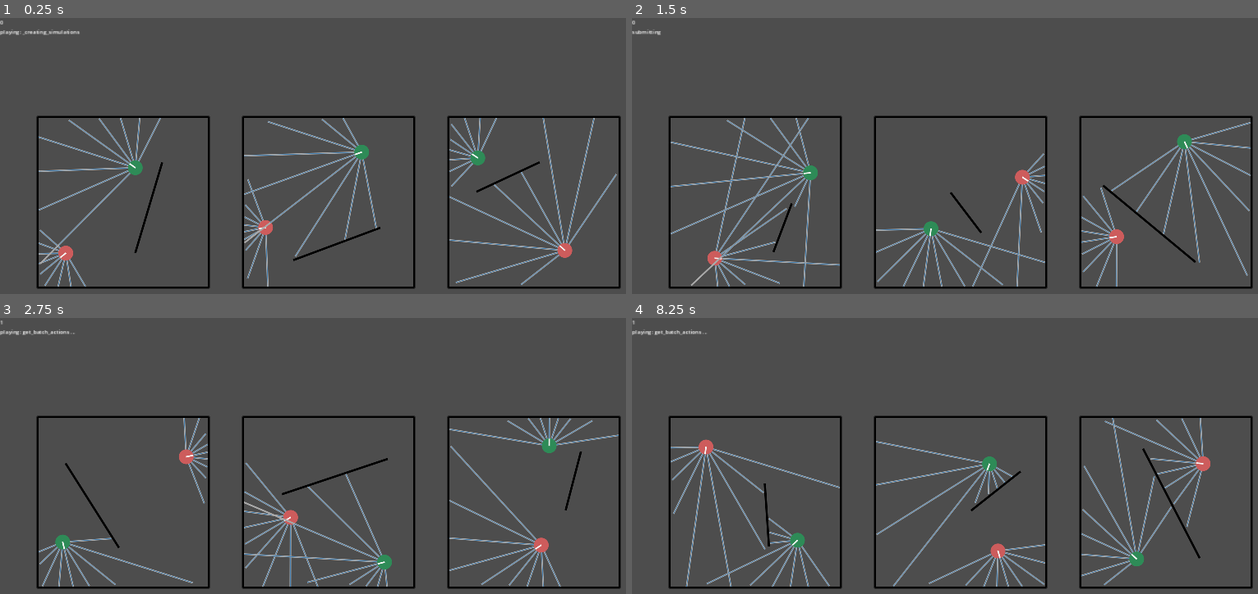
Above: before the commit, frames 1-4 (two rows, left to right).
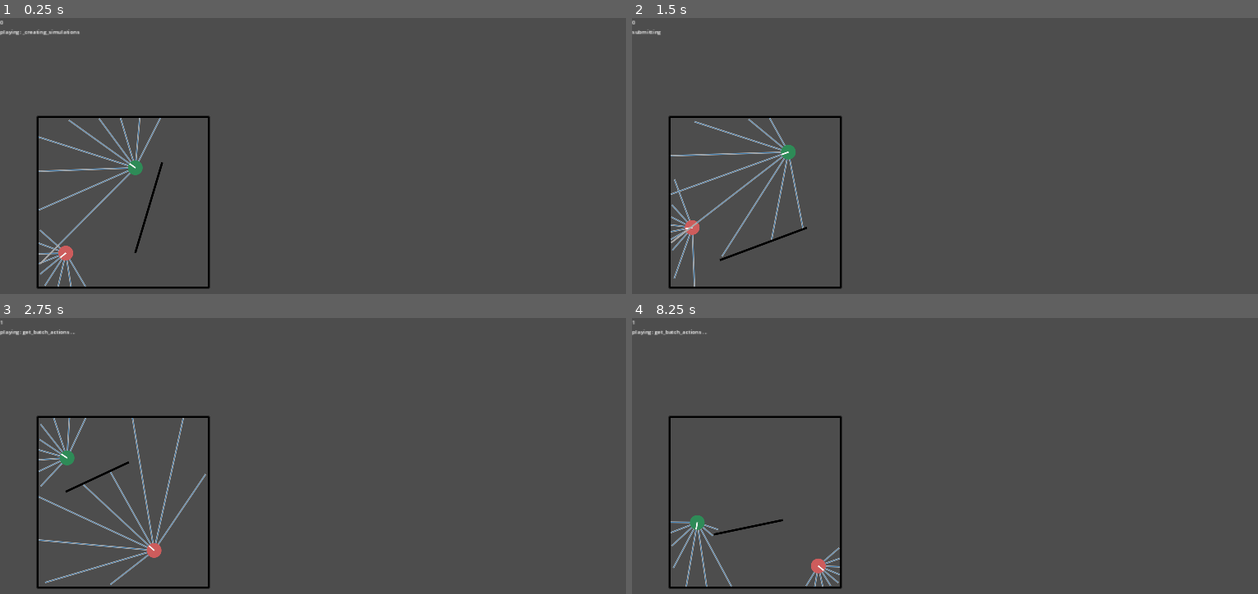
Above: after the commit, the same moments.

Repository: stokatyan/godot-ai
Game: Godot game, scene res://FindCoinGame/FCGEnv.tscn
Same seed, same stepped clock (60 frames per second), same inputs: the game is played once before the commit and once after it.
Inputs:
- Up to frame 1 (0.25 s): no input
- Up to frame 2 (1.5 s): tap Enter at 0.5 s; hold D 0.53-1.28 s; hold Enter 0.53-1.28 s; tap Space at 1.25 s; hold S from 1.28 s (still down); tap 2 at 1.35 s
- Up to frame 3 (2.75 s): tap Enter at 2 s; release S at 2.03 s; hold D from 2.03 s (still down); tap 3 at 2.1 s
- Up to frame 4 (8.25 s): tap Space at 2.75, 4.25 s; release D at 2.78 s; hold Up 2.78-3.53 s; tap O at 2.85 s; tap Enter at 3.5, 7.35 s; hold 7 3.53-4.28 s; hold A 3.53-5.03 s; tap 8 at 4.35 s; hold S 5.03-5.78 s; hold 9 5.03-5.78 s; hold D 5.78-6.53 s; tap 0 at 5.85 s; hold Up 6.53-7.28 s; hold Shift 6.53-7.28 s; hold D 7.28-8.03 s; hold S from 8.03 s (still down); tap 2 at 8.1 s

The runs differ from the first frame. In frame 1, 4.9% of the frame differs, in the area x 38-100%, y 35-99%; in frame 2, 7.8%, in the area x 6-100%, y 35-99%; in frame 3, 7.2%; in frame 4, 6.9%.
Error in both runs: Cannot call method 'poll' on a null value. (res://AI/AIServerTCP.gd:40)

Commit message:
trying to find issue with single agent learning in multi agent env

Diff:
--- a/godot-ai-client/AI/AIRunner.gd
+++ b/godot-ai-client/AI/AIRunner.gd
@@ -124,11 +124,12 @@
 		var history: Array[Replay] = []
 		replay_history[s] = history
 
+	var num_agents = 1 # sim.get_agents_count()
 	for step in range(env_delegate.get_steps_in_round()):
 		var agent_to_move_index = {}
 		var agent_to_states_map = {}
 		for sim in simulations:
-			for agent_index in range(0, sim.get_agents_count()):
+			for agent_index in range(0, num_agents):
 				var agent_name = sim.get_agent_name(agent_index)
 				agent_to_move_index[agent_name] = 0
 				var state = sim.get_state(agent_index)
@@ -149,7 +150,7 @@
 
 			var sim = simulations[simulation_index]
 
-			for agent_index in range(0, sim.get_agents_count()):
+			for agent_index in range(0, num_agents):
 				var agent_name = sim.get_agent_name(agent_index)
 				var agent_move_index = agent_to_move_index[agent_name]
 				agent_to_move_index[agent_name] = agent_move_index + 1
@@ -168,7 +169,7 @@
 
 			var sim = simulations[simulation_index]
 
-			for agent_index in range(0, sim.get_agents_count()):
+			for agent_index in range(0, num_agents):
 				var agent_name = sim.get_agent_name(agent_index)
 
 				# Get the index of of the move
--- a/godot-ai-client/FindCoinGame/FCGEnv.gd
+++ b/godot-ai-client/FindCoinGame/FCGEnv.gd
@@ -87,10 +87,10 @@
 	return FCGSimulation.new() as FCGSimulation
 
 func get_simulation_count() -> int:
-	return 50
+	return 1
 
 func get_steps_in_round() -> int:
-	return 50
+	return 1
 
 func get_state_dim(_agent_name: String) -> int:
 	if _agent_name == _example_sim.get_agent_names()[0]:
--- a/godot-ai-client/FindCoinGame/FCGSimulation.gd
+++ b/godot-ai-client/FindCoinGame/FCGSimulation.gd
@@ -2,7 +2,7 @@
 
 class_name FCGSimulation
 
-var agent_names: Array[String] = ["hero", "target"]
+var agent_names: Array[String] = ["hero"] # ["hero", "target"]
 
 var _agents: Array[FCGAgent] = [FCGAgent.new(), FCGAgent.new()]
 
@@ -196,8 +196,6 @@
 	return _agents[0]._position.distance_to(_agents[1]._position) < _agents[0]._radius + _agents[1]._radius
 
 func apply_action(agent_index: int, action_vector: Array[float], callback):
-	if agent_index != 0:
-		return
 	var agent = _agents[agent_index]
 	var motion_vector = Vector2(action_vector[0], action_vector[1]) * agent._radius
 	var transform: Transform2D = get_transform(agent._physics_body)
@@ -355,4 +353,4 @@
 func get_agent_name(agent_index: int) -> String:
 	if agent_index == 0:
 		return agent_names[0]
-	return agent_names[1]
+	return agent_names[agent_names.size() - 1]
Not shown, changed: ai-server/ai_commands.py
